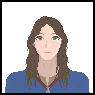
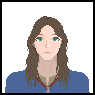
The second 95 x 95 image is a revision of the first. Changes to its layers:
painted on "kohl" over [35, 24, 60, 41]
painted on "Background" over [35, 33, 60, 42]
